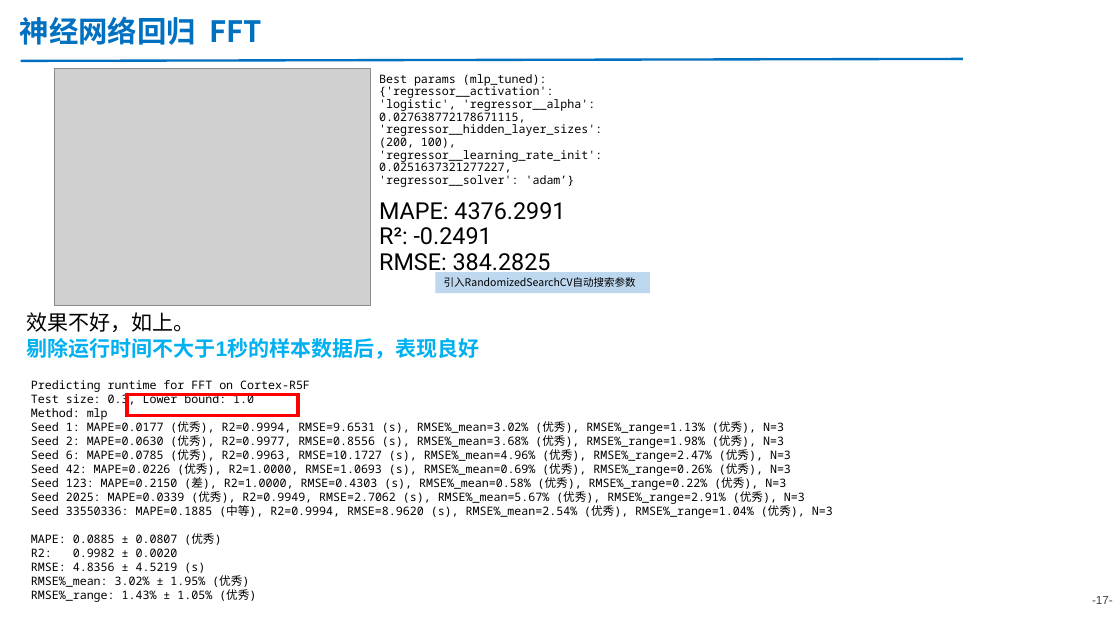
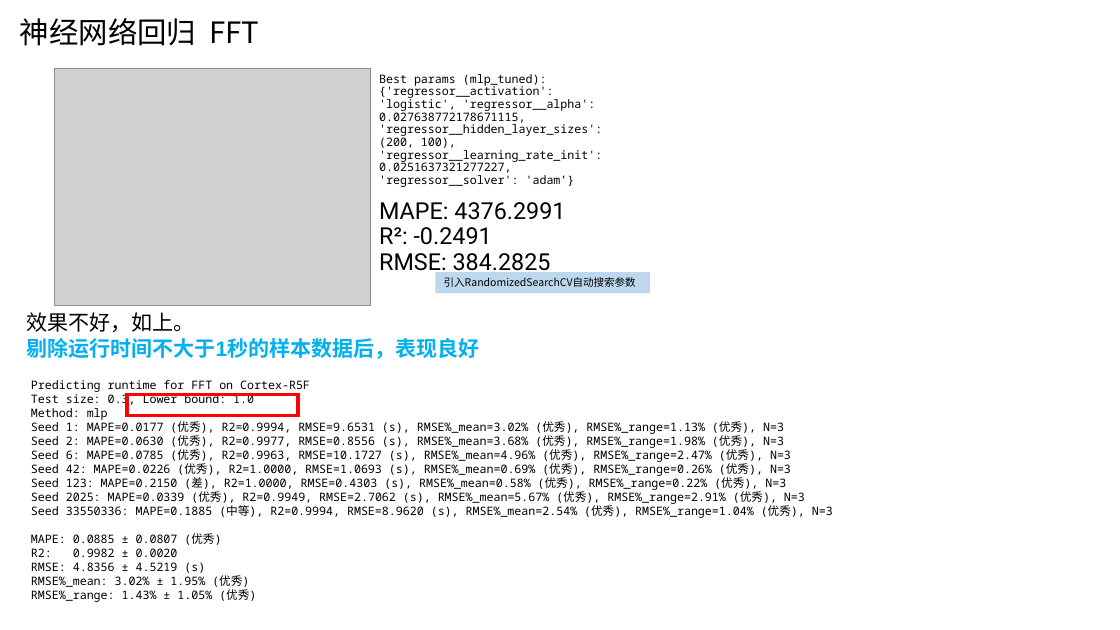
Before and after one commit to AE-26710/Time-Prediction, a slide deck: slide 17 of 20251106-同平台runtime预测-金.pptx. Drawn at 1120x630 pixels with LibreOffice and Linux fonts; fonts in the diff are those of the drawing; grey boxes stand for pictures. Boxes give left, top, right and bottom in pixels: in the first picture for what was removed or moved away, otherwise in the second. Text is boxed around its words. In the diff, an @@ line names an element or a change of style, - is before the commit and + after.

```diff
--- a/20251106-同平台runtime预测-金.pptx
+++ b/20251106-同平台runtime预测-金.pptx
@@ title "神经网络回归 FFT" at [20, 18, 259, 46]: text colour #0070C0 to #000000, bold off; vertical alignment top to middle @@
@@ line removed from (21, 60) to (963, 59) @@
@@ page number removed at [1092, 596, 1113, 604] @@
--17-
```
Also in this commit, not shown: 34 other slides changed, 1 slide added, 5 other files.
